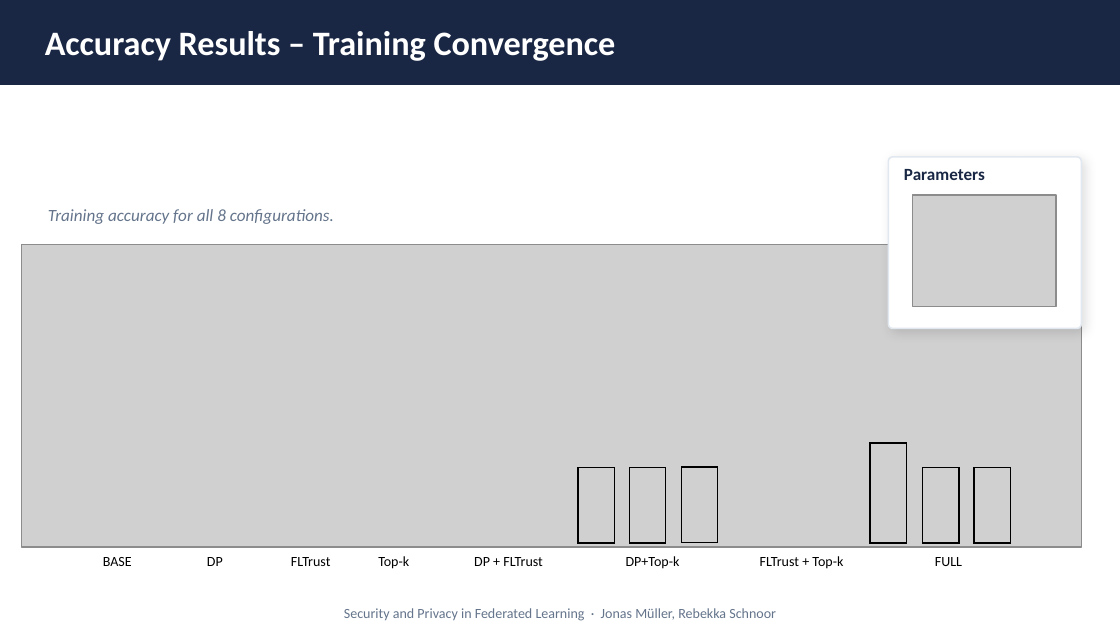
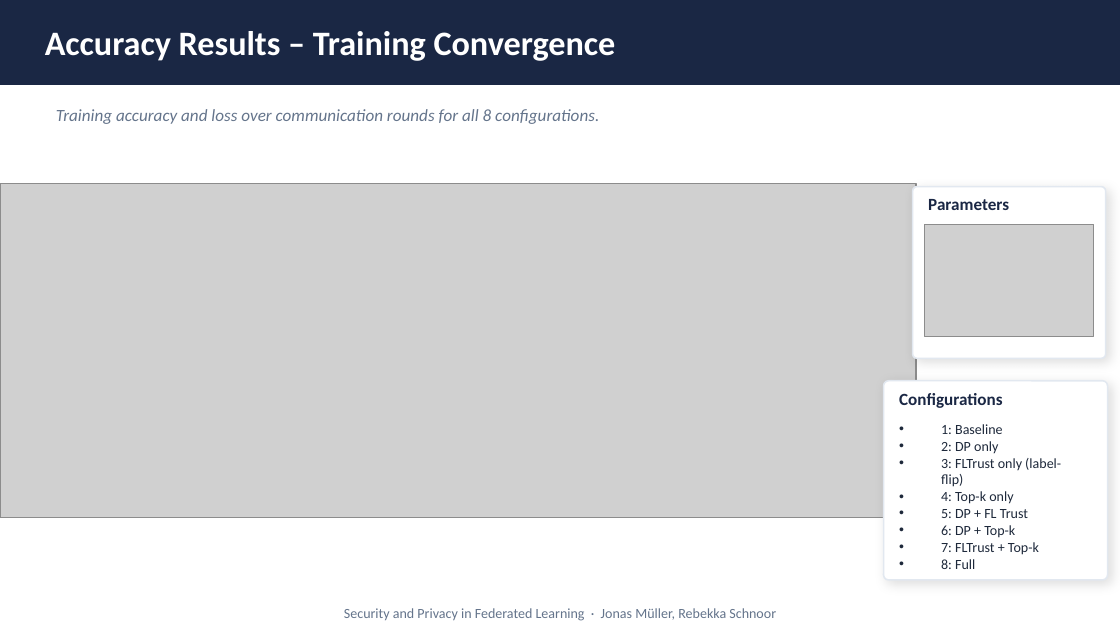
Before and after one commit to r-jschnoor/DPaDS, a slide deck: slide 3 of submission/intermediate-presentation-25-06-2026.pptx. Drawn at 1120x630 pixels with LibreOffice and Linux fonts; fonts in the diff are those of the drawing; grey boxes stand for pictures. Boxes give left, top, right and bottom in pixels: in the first picture for what was removed or moved away, otherwise in the second. Text is boxed around its words. In the diff, an @@ line names an element or a change of style, - is before the commit and + after.

```diff
--- a/submission/intermediate-presentation-25-06-2026.pptx
+++ b/submission/intermediate-presentation-25-06-2026.pptx
@@ text at (56,109,599,124): text changed @@
-Training accuracy for all 8 configurations.
+Training accuracy and loss over communication rounds for all 8 configurations.
@@ picture: place and size @@
-picture at (21,244,1081,547)
+picture at (0,184,916,517)
@@ rounded rectangle: place and size @@
-rounded rectangle at (888,157,1081,328)
+rounded rectangle at (913,187,1105,358)
@@ picture removed at (913,195,1056,307) @@
@@ text "Parameters": place and size @@
-text "Parameters" at (904,169,985,180)
+text "Parameters" at (928,199,1009,210)
@@ picture added at (925,224,1094,336) @@
@@ rounded rectangle added at (884,381,1108,580), fill #FFFFFF, outline #E2E8F0 1 pt @@
@@ text added at (899,393,1003,408), 11 pt, text #1A2744, bold @@
+Configurations
@@ rectangle removed at (870,444,906,544) @@
@@ text added at (941,424,1061,569), 9 pt, text #1E293B @@
+• 1: Baseline
+• 2: DP only
+• 3: FLTrust only (label-flip)
+• 4: Top-k only
+• 5: DP + FL Trust
+• 6: DP + Top-k
+• 7: FLTrust + Top-k
+• 8: Full
@@ rectangle removed at (578,468,614,543) @@
@@ rectangle removed at (629,468,665,543) @@
@@ rectangle removed at (681,467,717,542) @@
@@ rectangle removed at (923,468,959,543) @@
@@ rectangle removed at (974,468,1010,543) @@
@@ text removed at (103,557,132,566) @@
-BASE
@@ text removed at (207,557,223,566) @@
-DP
@@ text removed at (291,557,331,566) @@
-FLTrust
@@ text removed at (378,556,409,569) @@
-Top-k
@@ text removed at (474,557,543,566) @@
-DP + FLTrust
@@ text removed at (626,556,680,569) @@
-DP+Top-k
@@ text removed at (760,556,843,569) @@
-FLTrust + Top-k
@@ text removed at (935,557,962,566) @@
-FULL
```
Also in this commit, not shown: 3 other slides changed, 15 slides added, 2 slides removed, 8 other files.
